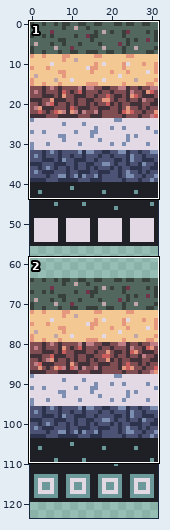
A sprite sheet gets an edit: public/world-sprite.png. The picture above shows the old version from afar; the outline marks the close-up.
Close-up. First the earlier version:
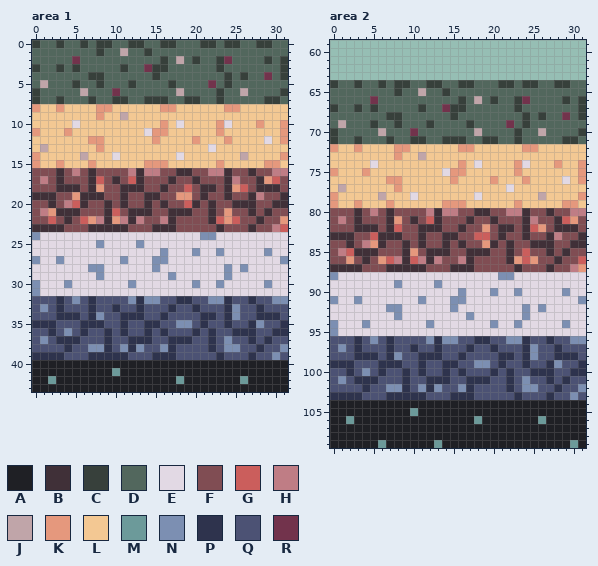
The file is 32x128 pixels. Colours within 5 levels of each other are drawn and written as one. Shown: area 1: x 0..31, y 0..43; area 2: x 0..31, y 59..109. The wide view leaves out empty margins.
Palette (. is transparent): A #1f2025  B #403038  C #37403b  D #52675d  E #e2d9e4  F #804d53  G #cb5e5c  H #bf7d85  J #c0a5a9  K #e5987d  L #f3c893  M #6c9a9a  N #7c8fb2  P #2e334d  Q #4c5274  R #72334c
The result:
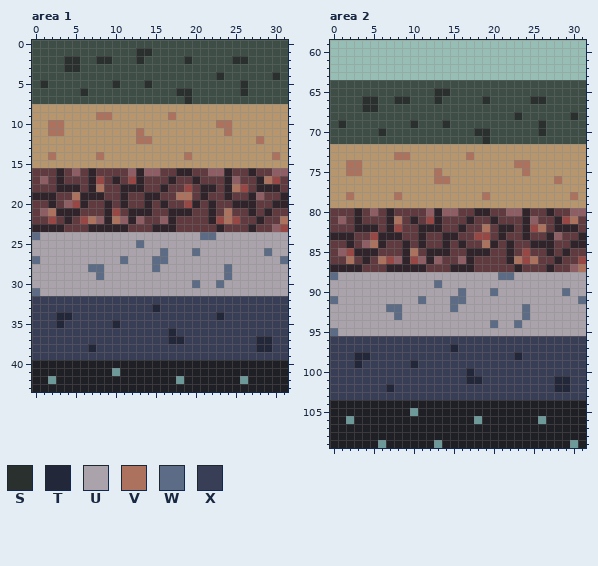
Colours new in this view: S #2a302d  T #23273a  U #aaa3ab  V #ac725e  W #5d6c86  X #393e57
Changes in this commit:
colour B: #403038 -> #30242a
colour D: #52675d -> #3e4e46
colour F: #804d53 -> #603a3f
colour G: #cb5e5c -> #984745
colour H: #bf7d85 -> #8f5e64
colour L: #f3c893 -> #b7966e
Changed rows in their new state; - is a pixel that keeps its letter.
Area 1:
first column x 0:
 0 D--D--D-DD--DD--DD---DD-DD--DD--
 1 --------D--D-SS-----------------
 2 ----SS--SS---S--D-DSD--DDSS--D-D
 3 D--DSS-----D--DDD------D-------D
 4 -------DD------D-------SD-D--DSD
 5 -S---D--D-S-D-S--D----D-D-S-----
 6 D-----S---D-------SS---D--S----D
 7 D--D---D--DD--DDD--SD--D-----DD-
 8 L--L----LL------LL------LL------
 9 --------VV-L-----V--------------
10 --VV-L----------L-L----VV---L--L
11 L-VVL--------VLLL------LV------L
12 -------LL----VVL----L---L---VL-L
13 -L------L-------------L---------
14 L-V---L-V-L-------LV------L---VL
15 L--L---L------LLL------L-----LL-
17 -----------------------------V--
18 --------V----------------V------
19 -----V------------VV------------
21 --V---------------------V-------
22 -------V--V-------------V------V
24 WUUUUUUUUUUUUUUUUUUUUWWUUUUUUUUU
25 UUUUUUUUUUUUUWUUUUUUUUUUUUUUUUUU
26 UUUUUUUUUUUUUUUUWUUUWUUUUUUUUWUU
27 WUUUUUUUUUUWUUUWWUUUUUUUUUUUUUUW
28 UUUUUUUWWUUUUUUWUUUUUUUUWUUUUUUU
29 UUUUUUUUWUUUUUUUUUUUUUUUWUUUUUUU
30 UUUUUUUUUUUUUUUUUUUUWUUWUUUUUUUU
31 WUUUUUUUUUUUUUUUUUUUUUUUUUUUUUUU
32 XXXXXXXXXXXXXXXXXXXXXXXXXXXXXXXX
33 XXXXXXXXXXXXXXXTXXXXXXXXXXXXXXXX
34 XXXTTXXXXXXXXXXXXXXXXXXTXXXXXXXX
35 XXXTXXXXXXTXXXXXXXXXXXXXXXXXXXXX
36 XXXXXXXXXXXXXXXXXTXXXXXXXXXXXXXX
37 XXXXXXXXXXXXXXXXXTTXXXXXXXXXTTXX
38 XXXXXXXTXXXXXXXXXXXXXXXXXXXXTTXX
39 XXXXXXXXXXXXXXXXXXXXXXXXXXXXXXXX
Area 2:
first column x 0:
 64 D--D--D-DD--DD--DD---DD-DD--DD--
 65 --------D--D-SS-----------------
 66 ----SS--SS---S--D-DSD--DDSS--D-D
 67 D--DSS-----D--DDD------D-------D
 68 -------DD------D-------SD-D--DSD
 69 -S---D--D-S-D-S--D----D-D-S-----
 70 D-----S---D-------SS---D--S----D
 71 D--D---D--DD--DDD--SD--D-----DD-
 72 L--L----LL------LL------LL------
 73 --------VV-L-----V--------------
 74 --VV-L----------L-L----VV---L--L
 75 L-VVL--------VLLL------LV------L
 76 -------LL----VVL----L---L---VL-L
 77 -L------L-------------L---------
 78 L-V---L-V-L-------LV------L---VL
 79 L--L---L------LLL------L-----LL-
 81 --------V---------------------V-
 82 -------------------V------V-----
 84 -----V-------------V------------
 85 ----------V---------------------
 86 --V---V----------------V-V------
 87 -------------------------------V
 88 WUUUUUUUUUUUUUUUUUUUUWWUUUUUUUUU
 89 UUUUUUUUUUUUUWUUUUUUUUUUUUUUUUUU
 90 UUUUUUUUUUUUUUUUWUUUWUUUUUUUUWUU
 91 WUUUUUUUUUUWUUUWWUUUUUUUUUUUUUUW
 92 UUUUUUUWWUUUUUUWUUUUUUUUWUUUUUUU
 93 UUUUUUUUWUUUUUUUUUUUUUUUWUUUUUUU
 94 UUUUUUUUUUUUUUUUUUUUWUUWUUUUUUUU
 95 WUUUUUUUUUUUUUUUUUUUUUUUUUUUUUUU
 96 XXXXXXXXXXXXXXXXXXXXXXXXXXXXXXXX
 97 XXXXXXXXXXXXXXXTXXXXXXXXXXXXXXXX
 98 XXXTTXXXXXXXXXXXXXXXXXXTXXXXXXXX
 99 XXXTXXXXXXTXXXXXXXXXXXXXXXXXXXXX
100 XXXXXXXXXXXXXXXXXTXXXXXXXXXXXXXX
101 XXXXXXXXXXXXXXXXXTTXXXXXXXXXTTXX
102 XXXXXXXTXXXXXXXXXXXXXXXXXXXXTTXX
103 XXXXXXXXXXXXXXXXXXXXXXXXXXXXXXXX
